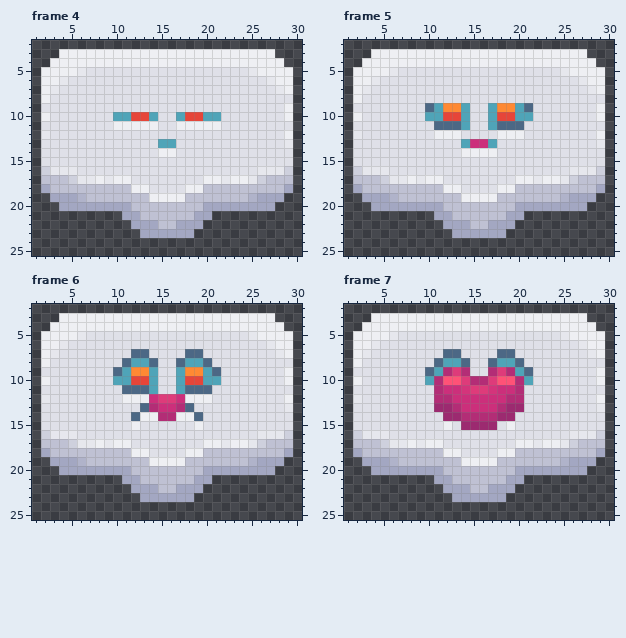
A pixel-art file gets an edit: aseprite/emotes.aseprite. The picture above was drawn from the file before the commit.
32x32 pixels, 16 frames. Colours within 5 levels of each other are drawn and written as one. Shown: frame 4: x 1..30, y 2..25; frame 5: x 1..30, y 2..25; frame 6: x 1..30, y 2..25; frame 7: x 1..30, y 2..25. The commit also changed other frames, which this record leaves out.
Now the later version:
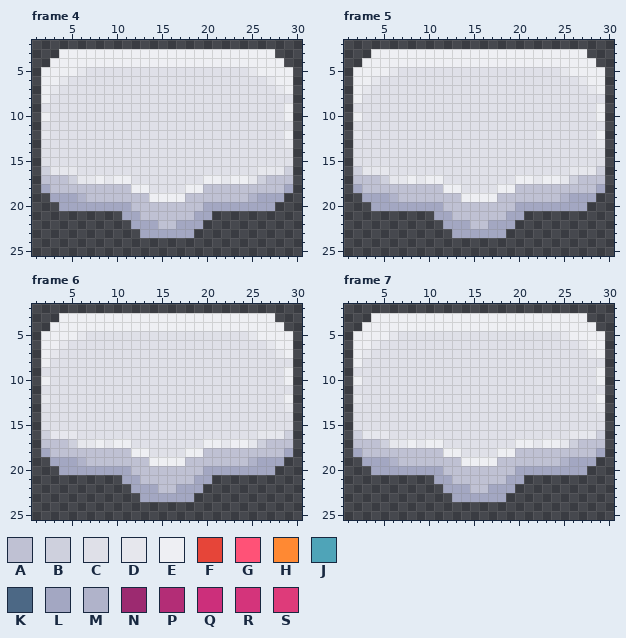
Palette (. is transparent): A #bfc1d3  B #ced0dd  C #dfe0e8  D #e6e7ed  E #eeeff3  F #e64539  G #ff5277  H #ff8933  J #4fa4b8  K #4c6885  L #a3a7c2  M #b0b3ca  N #9c2a70  P #b32d76  Q #cc2f7b  R #d4347b  S #de3b7a
Log entry: :sparkles: add sad emotes
The exact change:
layer "unhappy" now hidden
layer "happy" now hidden
--- frame 4
@@ x 8..23 @@
  9 CCCCCCCCCCCCCCCC
-10 CCJJFFJCCJFFJJCC
-11 CCEEEEECCEEEEECC
+10 CCCCCCCCCCCCCCCC
+11 CCCCCCCCCCCCCCCC
 12 CCCCCCCCCCCCCCCC
-13 CCCCCCCJJCCCCCCC
-14 CCCCCCCEECCCCCCC
+13 CCCCCCCCCCCCCCCC
+14 CCCCCCCCCCCCCCCC
 15 CCCCCCCCCCCCCCCC
--- frame 5
@@ x 8..23 @@
  8 CCCCCCCCCCCCCCCC
- 9 CCKJHHJCCJHHJKCC
-10 CCJJFFJCCJFFJJCC
-11 CCCKKKJCCJKKKCCC
-12 CCCEEECCCCEEECCC
-13 CCCCCCJQQJCCCCCC
-14 CCCCCCEEEECCCCCC
+ 9 CCCCCCCCCCCCCCCC
+10 CCCCCCCCCCCCCCCC
+11 CCCCCCCCCCCCCCCC
+12 CCCCCCCCCCCCCCCC
+13 CCCCCCCCCCCCCCCC
+14 CCCCCCCCCCCCCCCC
 15 CCCCCCCCCCCCCCCC
--- frame 6
@@ x 8..23 @@
  6 CCCCCCCCCCCCCCCC
- 7 CCCCKKCCCCKKCCCC
- 8 CCCKJJKCCKJJKCCC
- 9 CCKJHHJCCJHHJKCC
-10 CCJJFFJCCJFFJJCC
-11 CCCKKKJCCJKKKCCC
-12 CCCEEEQSSQEEECCC
-13 CCCCCKPQQPKCCCCC
-14 CCCCKEEPPEEKCCCC
-15 CCCCECCCCCCECCCC
+ 7 CCCCCCCCCCCCCCCC
+ 8 CCCCCCCCCCCCCCCC
+ 9 CCCCCCCCCCCCCCCC
+10 CCCCCCCCCCCCCCCC
+11 CCCCCCCCCCCCCCCC
+12 CCCCCCCCCCCCCCCC
+13 CCCCCCCCCCCCCCCC
+14 CCCCCCCCCCCCCCCC
+15 CCCCCCCCCCCCCCCC
 16 CCCCCCCCCCCCCCCC
--- frame 7
@@ x 8..23 @@
  6 CCCCCCCCCCCCCCCC
- 7 CCCCKKCCCCKKCCCC
- 8 CCCKJJKCCKJJKCCC
- 9 CCKJPSPCCPSPJKCC
-10 CCJPGGSPPSGGPJCC
-11 CCCPQQRSSRQQPCCC
-12 CCCPPQQQQQQPPCCC
-13 CCCNNPQQQQPNNCCC
-14 CCCCNNPPPPNNCCCC
-15 CCCCECNNNNCECCCC
+ 7 CCCCCCCCCCCCCCCC
+ 8 CCCCCCCCCCCCCCCC
+ 9 CCCCCCCCCCCCCCCC
+10 CCCCCCCCCCCCCCCC
+11 CCCCCCCCCCCCCCCC
+12 CCCCCCCCCCCCCCCC
+13 CCCCCCCCCCCCCCCC
+14 CCCCCCCCCCCCCCCC
+15 CCCCCCCCCCCCCCCC
 16 CCCCCCCCCCCCCCCC
Where, in picture pixels (left, top, right, bottom), the same in both pictures:
changed: (113, 112, 221, 157)
changed: (425, 103, 533, 157)
changed: (113, 349, 221, 430)
changed: (425, 349, 533, 430)
